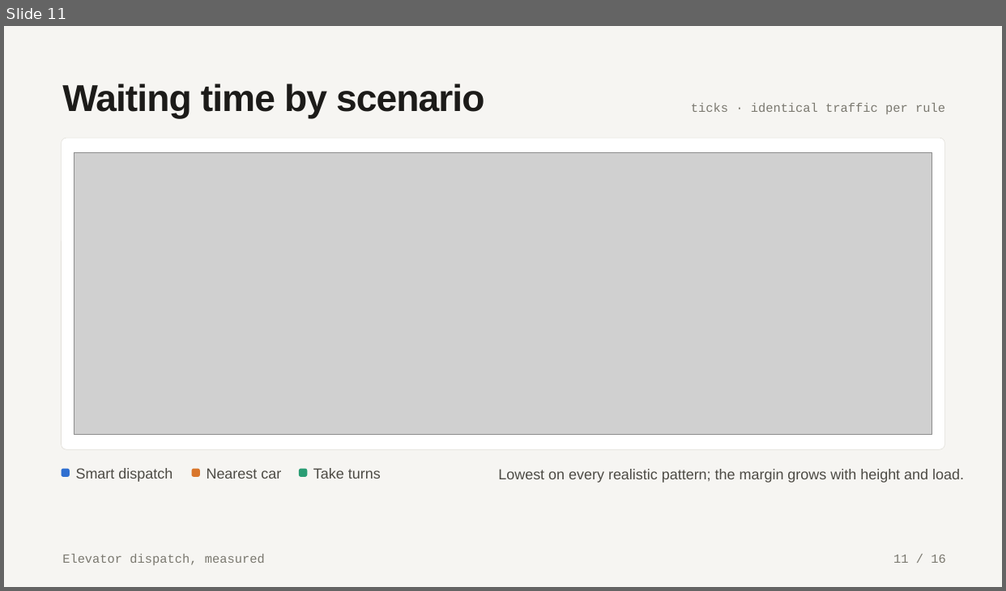
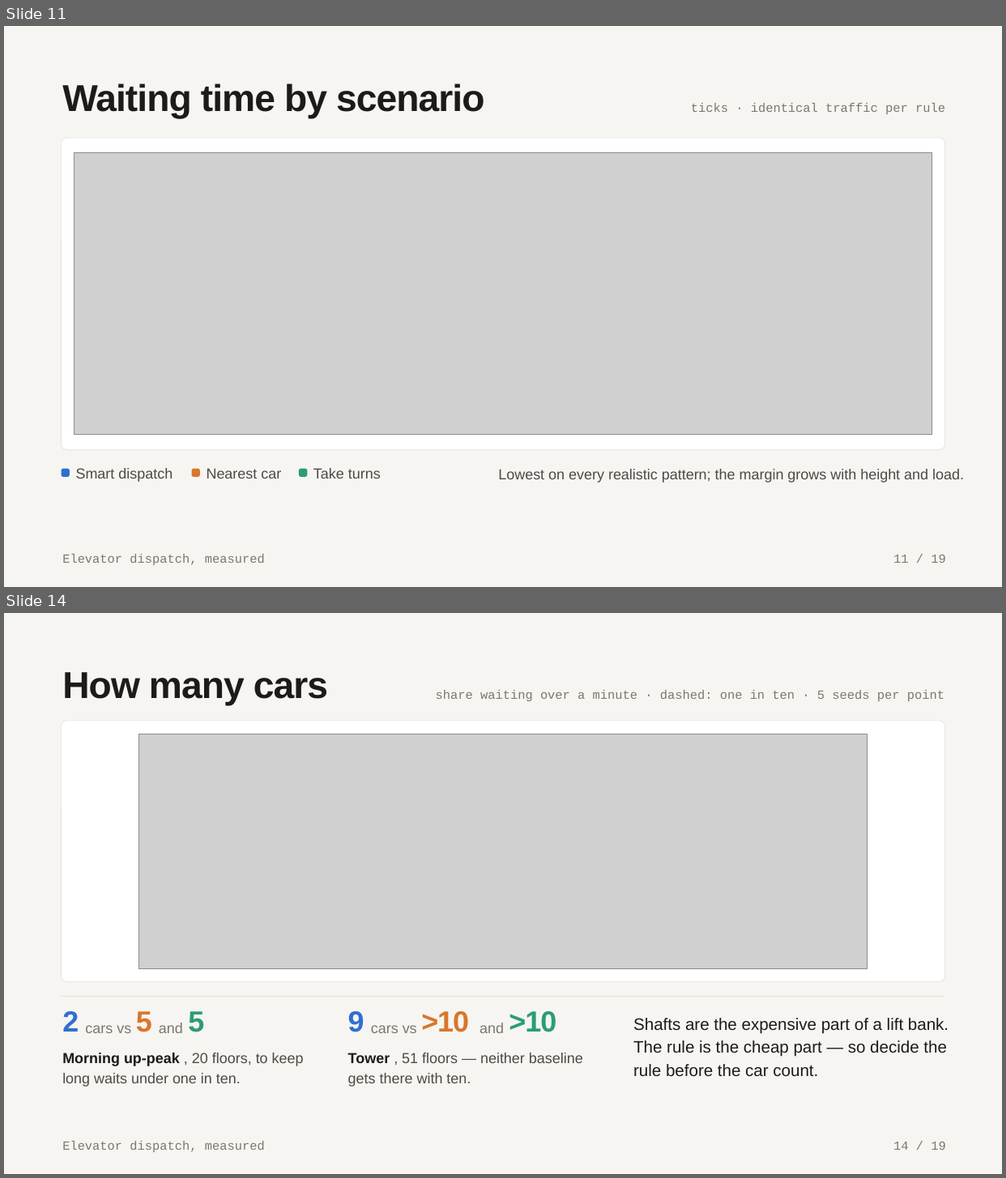
Before and after one commit to samuelgregorovic/elevator-dispatch-sim, a slide deck: docs/presentation/elevator-dispatch.pptx. Shown one above the other, each under a label of ours: slide 11 before the commit, slides 11 and 14 after it; the slides between them are not shown. The pictures are 1006x591 and 1006x1178 pixels, drawn with LibreOffice and Linux fonts; fonts in the diff are those of the drawing; grey boxes stand for pictures. Boxes give left, top, right and bottom in pixels: in the first picture for what was removed or moved away, otherwise in the second. Text is boxed around its words. In the diff, an @@ line names an element or a change of style, - is before the commit and + after.

```diff
--- a/docs/presentation/elevator-dispatch.pptx
+++ b/docs/presentation/elevator-dispatch.pptx
@@ slide 14 added at (x1=4, y1=613, x2=1002, y2=1174), background #F6F5F2 @@
@@ text added at (x1=62, y1=672, x2=328, y2=706), 54 pt, text #1C1B19, bold @@
+How many cars
@@ text added at (x1=436, y1=690, x2=944, y2=701), 18 pt, text #7A786F @@
+share waiting over a minute · dashed: one in ten · 5 seeds per point
@@ rounded rectangle added at (x1=62, y1=721, x2=945, y2=982), fill #FFFFFF, outline #E1DFD9 0.75 pt @@
@@ picture added at (x1=139, y1=734, x2=867, y2=969) @@
@@ rectangle added at (x1=62, y1=996, x2=945, y2=997), fill #E1DFD9 @@
@@ text added at (x1=62, y1=1012, x2=79, y2=1032), 42 pt, text #2F6FD0, bold @@
+2
@@ text added at (x1=85, y1=1025, x2=131, y2=1033), 21 pt, text #7A786F @@
+cars vs
@@ text added at (x1=136, y1=1012, x2=152, y2=1033), 42 pt, text #D9762B, bold @@
+5
@@ text added at (x1=159, y1=1023, x2=183, y2=1033), 21 pt, text #7A786F @@
+and
@@ text added at (x1=188, y1=1012, x2=204, y2=1033), 42 pt, text #2A9D74, bold @@
+5
@@ text added at (x1=348, y1=1012, x2=364, y2=1033), 42 pt, text #2F6FD0, bold @@
+9
@@ text added at (x1=371, y1=1025, x2=417, y2=1033), 21 pt, text #7A786F @@
+cars vs
@@ text added at (x1=421, y1=1012, x2=469, y2=1033), 42 pt, text #D9762B, bold @@
+>10
@@ text added at (x1=479, y1=1023, x2=504, y2=1033), 21 pt, text #7A786F @@
+and
@@ text added at (x1=509, y1=1012, x2=556, y2=1033), 42 pt, text #2A9D74, bold @@
+>10
@@ text added at (x1=633, y1=1018, x2=948, y2=1076), 24 pt, text #1C1B19 @@
+Shafts are the expensive part of a lift bank. The rule is the cheap part — so decide the rule before the car count.
@@ text added at (x1=62, y1=1053, x2=304, y2=1087), 21 pt, text #4C4A44 @@
+Morning up-peak , 20 floors, to keep long waits under one in ten.
@@ text added at (x1=348, y1=1053, x2=583, y2=1087), 21 pt, text #4C4A44 @@
+Tower , 51 floors — neither baseline gets there with ten.
@@ text added at (x1=62, y1=1141, x2=265, y2=1152), 18 pt, text #7A786F @@
+Elevator dispatch, measured
@@ text added at (x1=893, y1=1142, x2=945, y2=1150), 18 pt, text #7A786F @@
+14 / 19
@@ slide 11 changed as well @@
@@ text at (x1=893, y1=555, x2=945, y2=563): text changed @@
-11 / 16
+11 / 19
```
Also in this commit, not shown: 15 other slides changed, 2 other slides added, 2 other files.
